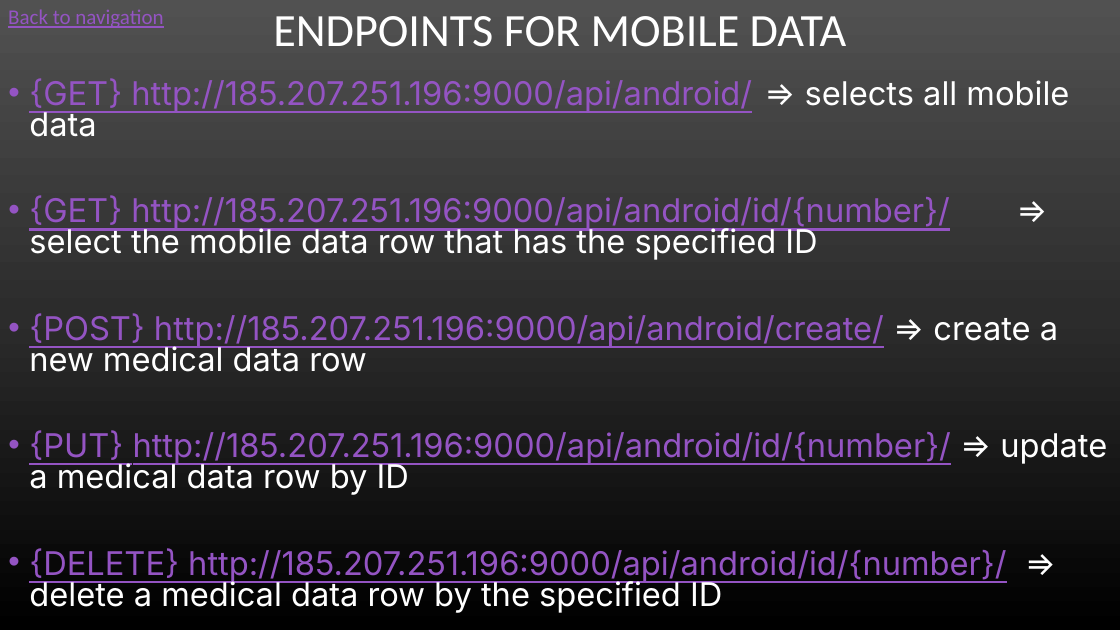
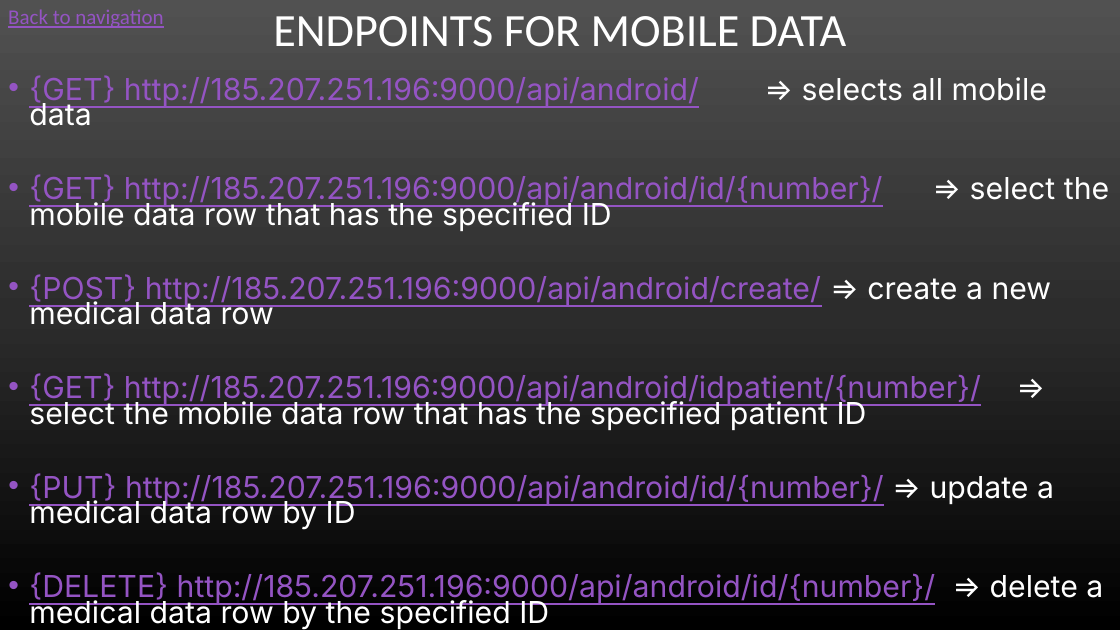
Before and after one commit to SkyNeTz22/IP_API, a slide deck: slide 12 of useful_files/Documentation/IP_API_DOCUMENTATION.pptx. Drawn at 1120x630 pixels with LibreOffice and Linux fonts; fonts in the diff are those of the drawing. Boxes give left, top, right and bottom in pixels: in the first picture for what was removed or moved away, otherwise in the second. Text is boxed around its words. In the diff, an @@ line names an element or a change of style, - is before the commit and + after.

```diff
--- a/useful_files/Documentation/IP_API_DOCUMENTATION.pptx
+++ b/useful_files/Documentation/IP_API_DOCUMENTATION.pptx
@@ text at <box>29,75,1103,630</box>: size 28 to 25.9 pt in "{GET} http://185.207.251.196:9000/api/android/ => selects al ...", "{GET} http://185.207.251.196:9000/api/android/id/{number}/ = ...", "{POST} http://185.207.251.196:9000/api/android/create/ => cr ...", "{PUT} http://185.207.251.196:9000/api/android/id/{number}/ = ..." and 1 more places; line spacing 0.8 to 0.7 @@
@@ text at <box>29,373,981,430</box>: paragraph added @@
+• {GET} http://185.207.251.196:9000/api/android/idpatient/{number}/ => select the mobile data row that has the specified patient ID
```
Also in this commit, not shown: 4 other slides changed, 1 other file.
